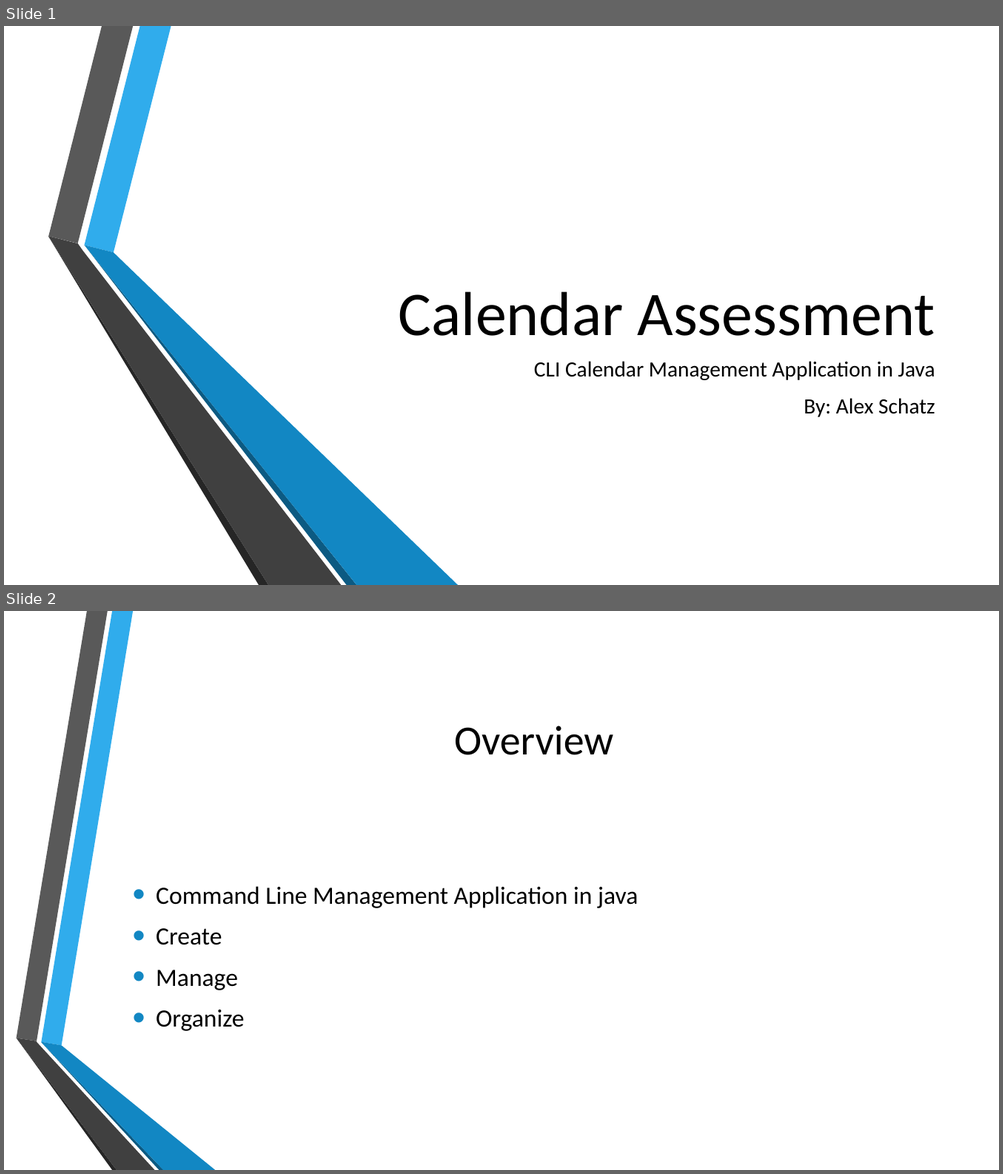
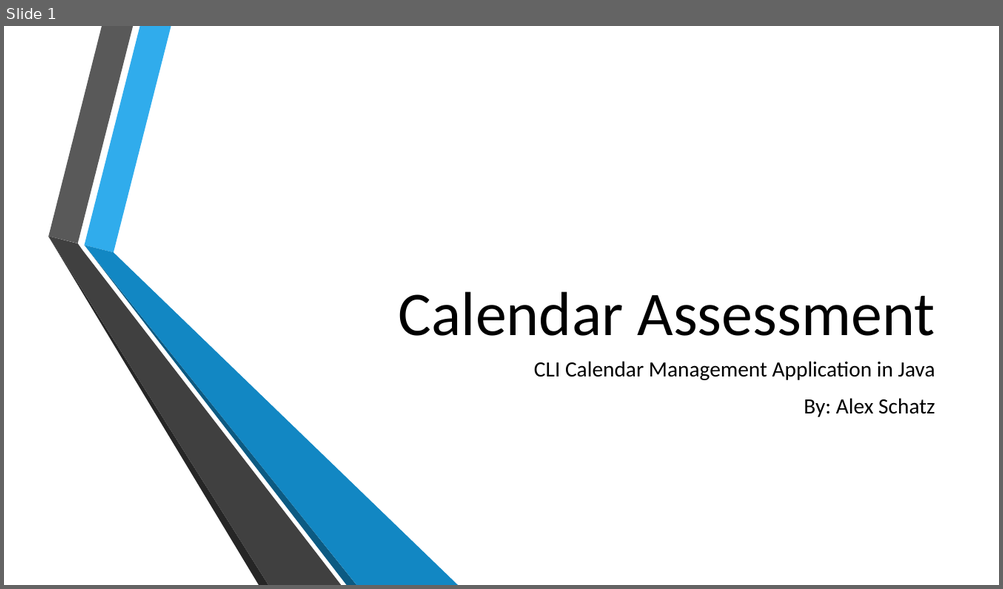
Before and after one commit to radfre/Capgemmini-Calender-Assesment, a slide deck: Calender Application Presentation.pptx. Shown one above the other, each under a label of ours: slides 1 and 2 before the commit, slide 1 after it. The pictures are 1003x1174 and 1003x589 pixels, drawn with LibreOffice and Linux fonts; fonts in the diff are those of the drawing; background and template pictures are left out. Boxes give left, top, right and bottom in pixels: in the first picture for what was removed or moved away, otherwise in the second. Text is boxed around its words. In the diff, an @@ line names an element or a change of style, - is before the commit and + after.

Commit message:
Update Calender Application Presentation file

```diff
--- a/Calender Application Presentation.pptx
+++ b/Calender Application Presentation.pptx
@@ slide 2 removed at [4, 611, 999, 1170], background picture (left out) @@
@@ title removed at [454, 726, 613, 755] @@
-Overview
@@ text removed at [156, 886, 637, 1031] @@
-• Command Line Management Application in java
-• Create
-• Manage
-• Organize
@@ group removed at [16, 611, 215, 1170]: 6 freeform shapes @@
```
Also in this commit, not shown: 7 slides added, 1 other slide removed.
